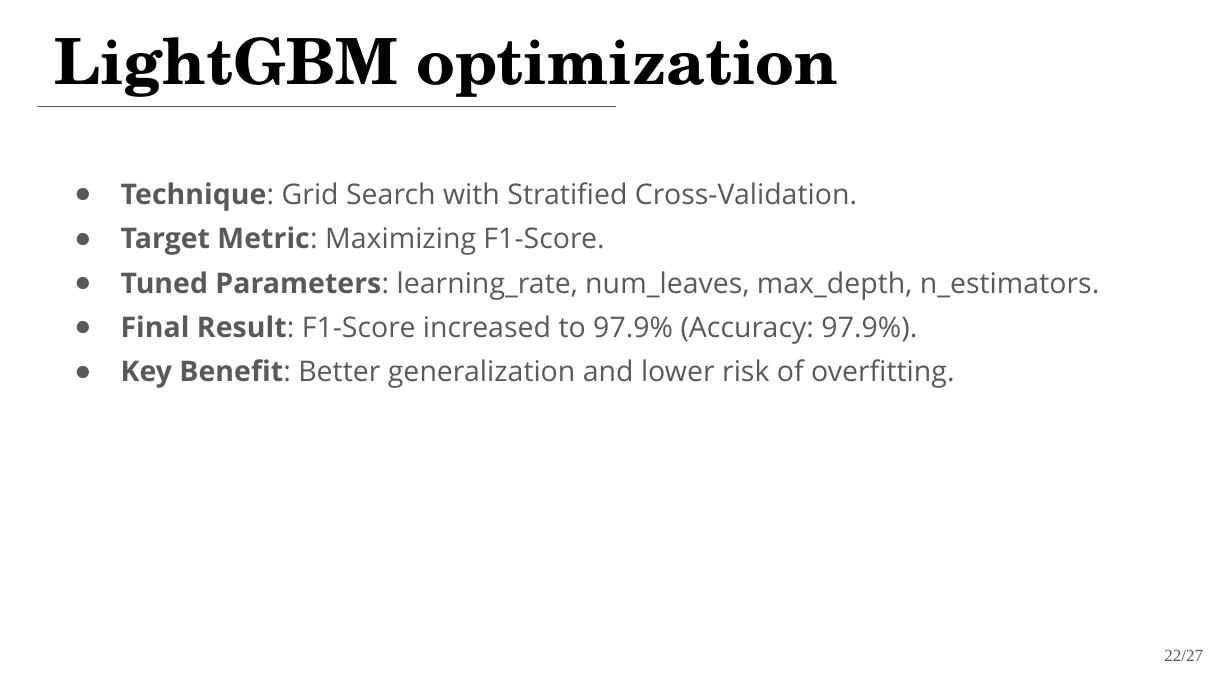
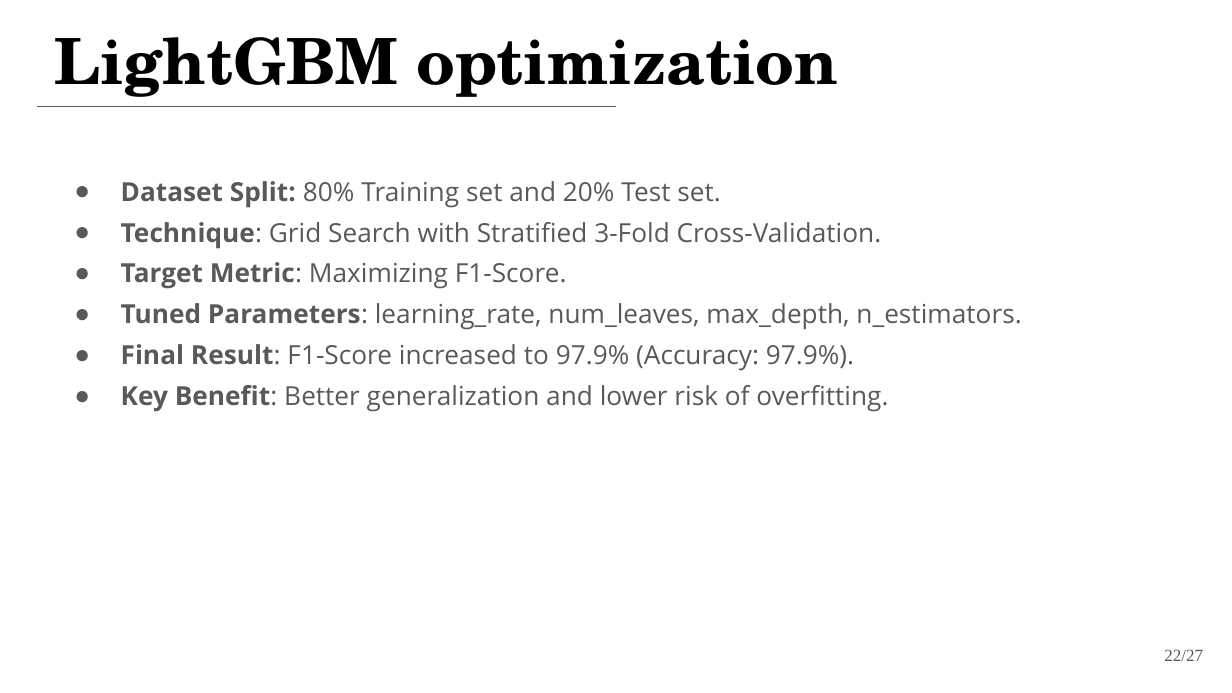
Before and after one commit to jackomazi/data-mining-and-machine-learning-project, a slide deck: slide 18 of fake_news_detector_presentation.pptx. Drawn at 1232x693 pixels with LibreOffice and Linux fonts; fonts in the diff are those of the drawing. Boxes give left, top, right and bottom in pixels: in the first picture for what was removed or moved away, otherwise in the second. Text is boxed around its words. In the diff, an @@ line names an element or a change of style, - is before the commit and + after.

```diff
--- a/fake_news_detector_presentation.pptx
+++ b/fake_news_detector_presentation.pptx
@@ text at bbox=[121, 181, 882, 249]: text changed; size 16.6 to 15.3 pt @@
-● Technique: Grid Search with Stratified Cross-Validation.
+● Dataset Split: 80% Training set and 20% Test set.
+● Technique: Grid Search with Stratified 3-Fold Cross-Validation.
@@ text at bbox=[121, 262, 1021, 412]: size 16.6 to 15.3 pt in "Target Metric: Maximizing F1-Score.", "Tuned Parameters: learning_rate, num_leaves, max_depth, n_es ...", "Final Result: F1-Score increased to 97.9% (Accuracy: ...", "Key Benefit: Better generalization and lower risk ..." @@
```
Also in this commit, not shown: 3 other slides changed, 1 other file.
